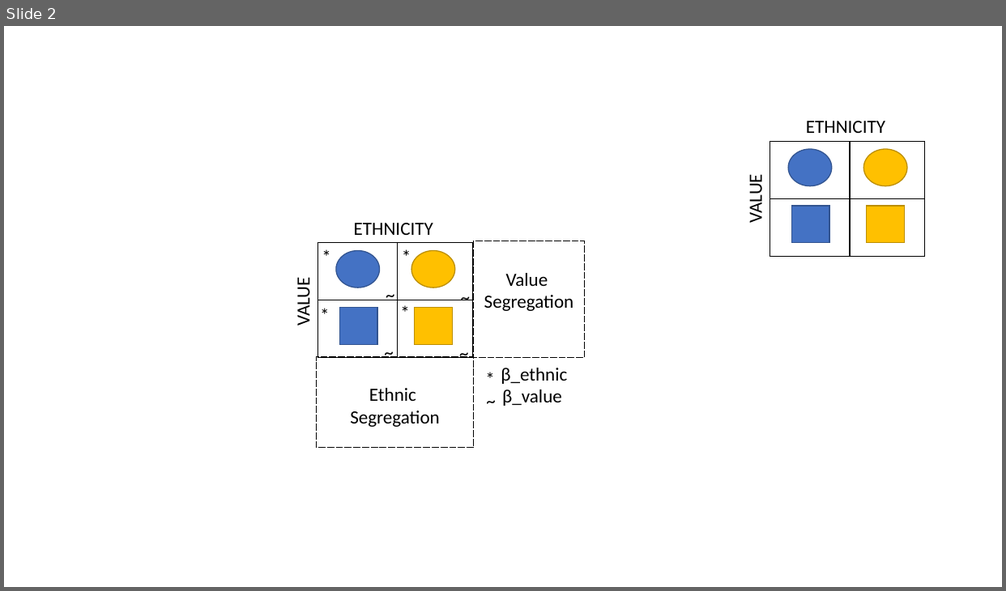
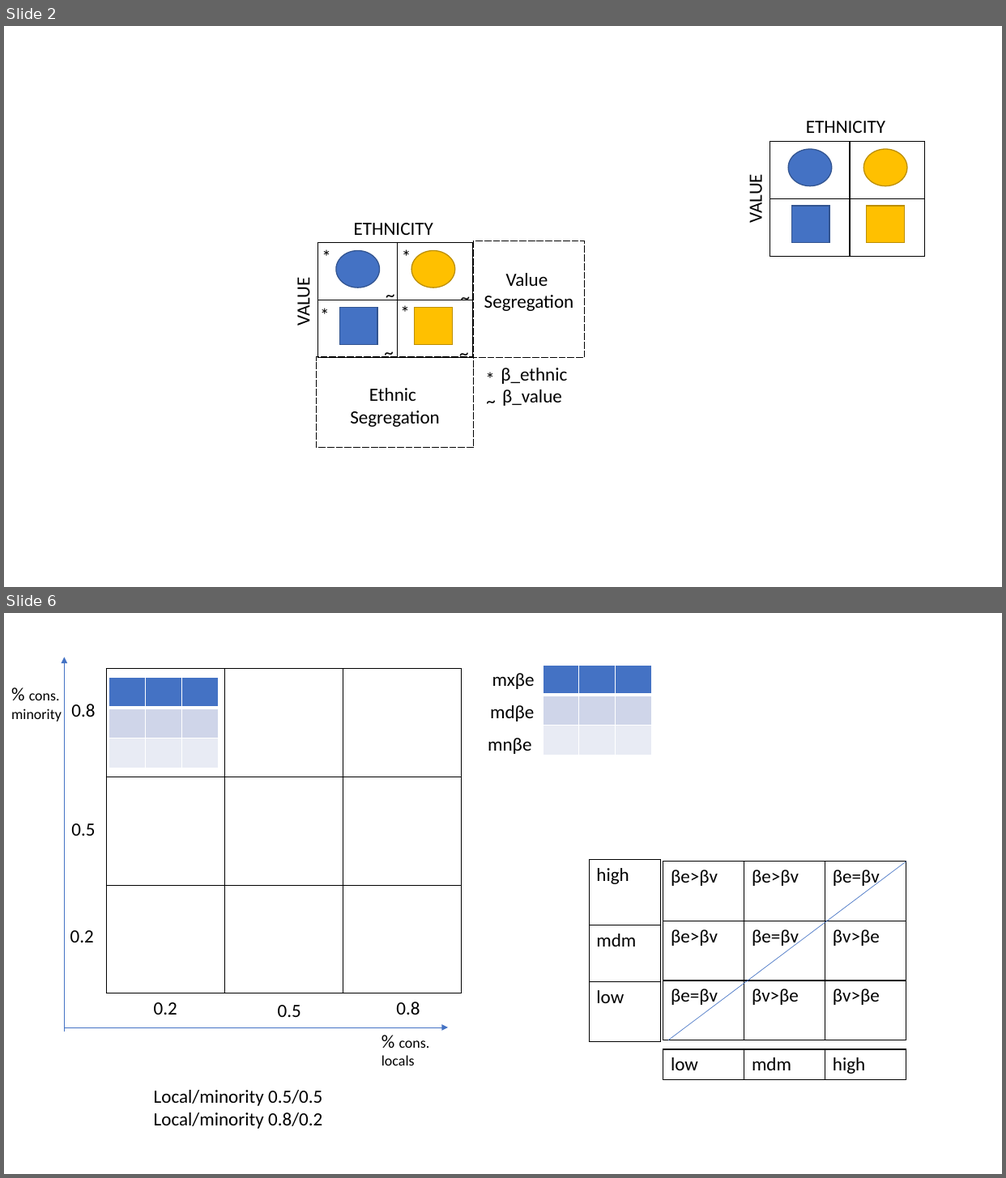
Before and after one commit to RoccoPaolillo/ethnic-value_multinomial, a slide deck: material/model.pptx. Shown one above the other, each under a label of ours: slide 2 before the commit, slides 2 and 6 after it; the slides between them are not shown. The pictures are 1006x591 and 1006x1178 pixels, drawn with LibreOffice and Linux fonts; fonts in the diff are those of the drawing. Boxes give left, top, right and bottom in pixels: in the first picture for what was removed or moved away, otherwise in the second. Text is boxed around its words. In the diff, an @@ line names an element or a change of style, - is before the commit and + after.

```diff
--- a/material/model.pptx
+++ b/material/model.pptx
@@ slide 6 added at bbox=[4, 613, 1002, 1174], background #FFFFFF @@
@@ arrow added from (64, 1033) to (64, 658), #4472C4 0.5 pt @@
@@ table added at bbox=[106, 668, 461, 994], 3 rows, 3 columns @@
+ |  | 
+ |  | 
+ |  | 
@@ table added at bbox=[109, 677, 219, 767], 3 rows, 3 columns @@
+ |  | 
+ |  | 
+ |  | 
@@ text added at bbox=[492, 673, 535, 689], 18 pt, text #000000 @@
+mxβe
@@ table added at bbox=[543, 665, 653, 755], 3 rows, 3 columns @@
+ |  | 
+ |  | 
+ |  | 
@@ text added at bbox=[11, 693, 62, 722], 14 pt, text #000000 @@
+% cons.
+minority
@@ text added at bbox=[71, 704, 95, 717], 18 pt, text #000000 @@
+0.8
@@ text added at bbox=[490, 705, 534, 722], 18 pt, text #000000 @@
+mdβe
@@ text added at bbox=[488, 738, 531, 754], 18 pt, text #000000 @@
+mnβe
@@ text added at bbox=[71, 824, 95, 836], 18 pt, text #000000 @@
+0.5
@@ table added at bbox=[590, 860, 661, 1043], 3 rows, 1 columns @@
+high
+mdm
+low
@@ table added at bbox=[663, 862, 906, 1041], 3 rows, 3 columns @@
+βe>βv | βe>βv | βe=βv
+βe>βv | βe=βv | βv>βe
+βe=βv | βv>βe | βv>βe
@@ line added from (668, 1041) to (906, 862), #4472C4 0.5 pt @@
@@ text added at bbox=[70, 931, 94, 943], 18 pt, text #000000 @@
+0.2
@@ text added at bbox=[154, 1003, 177, 1015], 18 pt, text #000000 @@
+0.2
@@ text added at bbox=[278, 1005, 301, 1017], 18 pt, text #000000 @@
+0.5
@@ text added at bbox=[396, 1002, 420, 1015], 18 pt, text #000000 @@
+0.8
@@ arrow added from (64, 1028) to (448, 1028), #4472C4 0.5 pt @@
@@ text added at bbox=[381, 1041, 430, 1066], 14 pt, text #000000 @@
+% cons.
+locals
@@ table added at bbox=[663, 1050, 906, 1080], 1 rows, 3 columns @@
+low | mdm | high
@@ text added at bbox=[154, 1090, 322, 1129], 18 pt, text #000000 @@
+Local/minority 0.5/0.5
+Local/minority 0.8/0.2
```
Also in this commit, not shown: 6 other slides added, 10 other files.
